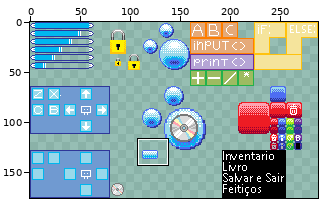
One commit to this pixel-art file: Entregas/ase/Gui/GameUserInterface-0001.ase. The picture above shows the old version from afar; the outline marks the close-up.
Close-up. The starting point:
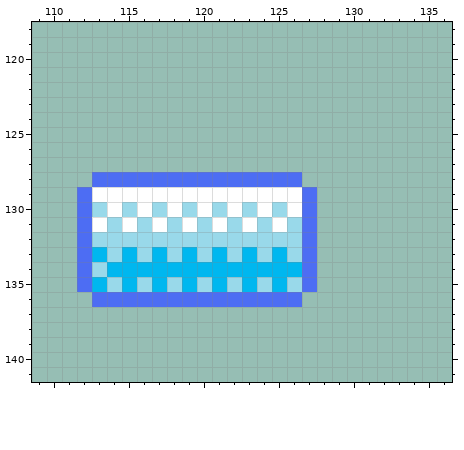
288x176 pixels, 1 frame. Shown: x 109..136, y 118..141.
Once edited:
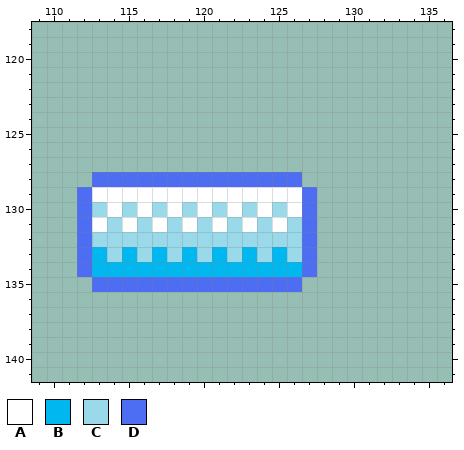
Palette (. is transparent): A #ffffff  B #00b7ef  C #99d9ea  D #4d6df3
Diff:
Changed rows in their new state; - is an unchanged pixel.
Layer "Layer 1":
first column x 112:
134 -B--------------
135 .DDDDDDDDDDDDDD.
136 -..............-
Boxes around the changes in both close-ups, in picture pixels (x1, y1, x2, y2):
changed: (77, 262, 317, 307)
